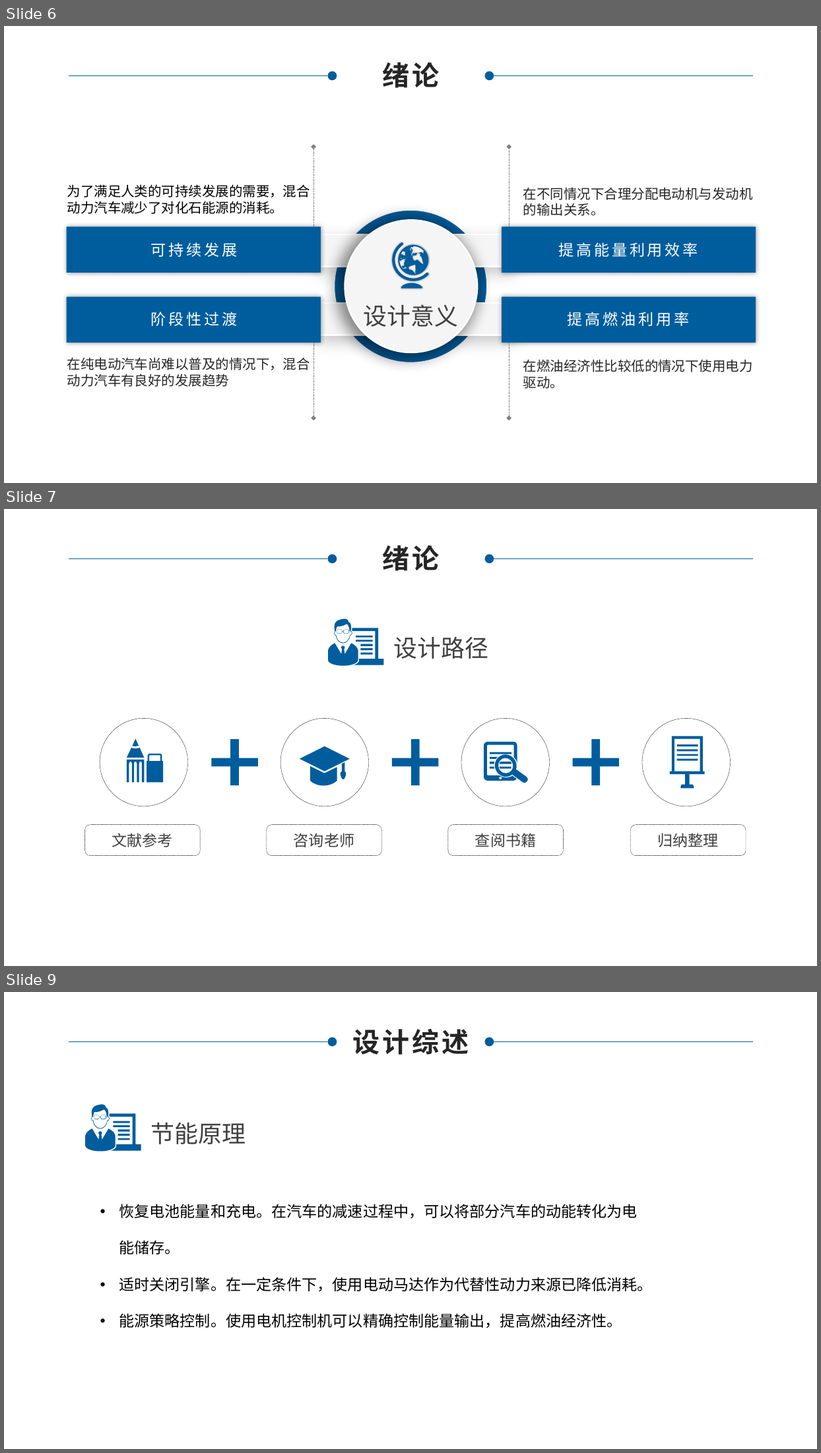
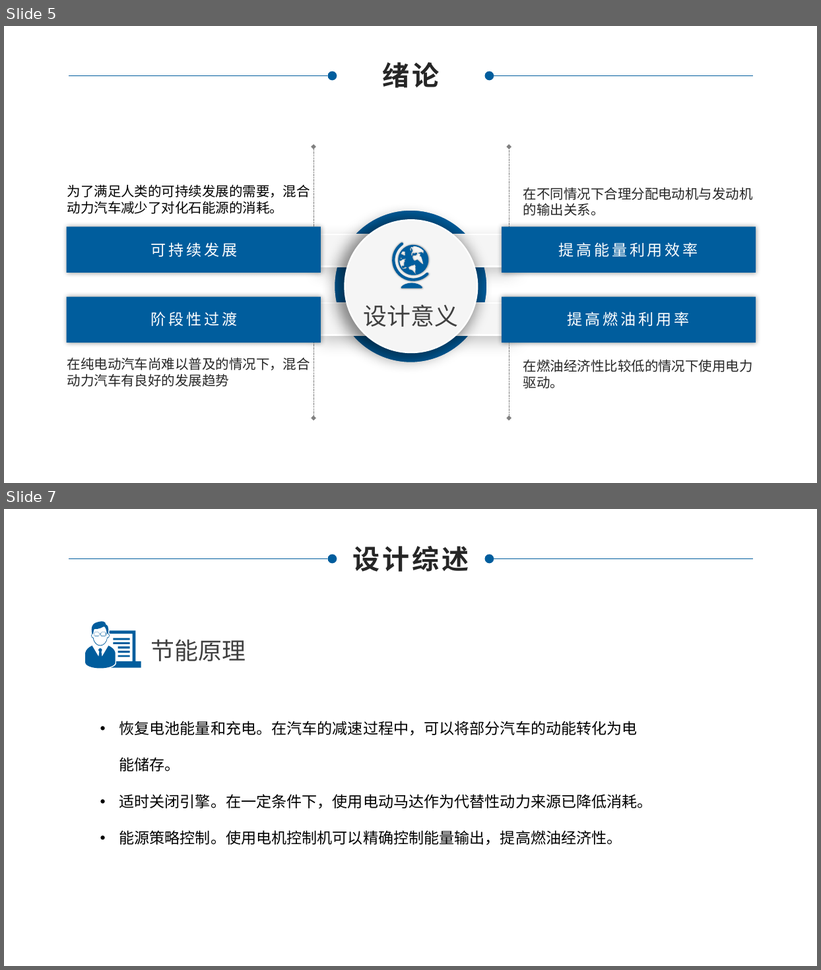
Before and after one commit to MrToy/GraduationProject, a slide deck: ppt.pptx. Shown one above the other, each under a label of ours: slides 6, 7 and 9 before the commit, slides 5 and 7 after it; the slides between them are not shown. The pictures are 821x1453 and 821x970 pixels, drawn with LibreOffice and Linux fonts; fonts in the diff are those of the drawing; background and template pictures are left out. Boxes give left, top, right and bottom in pixels: in the first picture for what was removed or moved away, otherwise in the second. Text is boxed around its words. In the diff, an @@ line names an element or a change of style, - is before the commit and + after.

```diff
--- a/ppt.pptx
+++ b/ppt.pptx
@@ slide 7 removed at [4,509,817,966], background picture (left out) @@
@@ text removed at [382,545,439,571] @@
-绪论
@@ line removed from (69, 559) to (328, 559) @@
@@ ellipse removed at [328,554,337,563] @@
@@ ellipse removed at [484,554,494,563] @@
@@ line removed from (753, 559) to (494, 559) @@
@@ text removed at [393,637,488,659] @@
-设计路径
@@ group removed at [328,616,384,666]: 5 rectangles, 4 freeform shapes @@
@@ ellipse removed at [100,718,187,806] @@
@@ ellipse removed at [281,718,369,806] @@
@@ ellipse removed at [461,718,549,806] @@
@@ ellipse removed at [643,718,731,806] @@
@@ plus removed at [211,739,257,786] @@
@@ plus removed at [392,739,438,786] @@
@@ plus removed at [572,739,619,786] @@
@@ group removed at [127,739,163,782]: 4 freeform shapes @@
@@ freeform shape removed at [300,747,350,771] @@
@@ freeform shape removed at [341,762,346,780] @@
@@ group removed at [484,742,529,784]: 7 freeform shapes, 2 rectangles @@
@@ group removed at [670,737,705,788]: 4 rectangles, 1 freeform shape @@
@@ freeform shape removed at [310,766,337,786] @@
@@ rounded rectangle removed at [85,825,201,856] @@
-文献参考
@@ rounded rectangle removed at [267,825,382,856] @@
-咨询老师
@@ rounded rectangle removed at [448,825,564,856] @@
-查阅书籍
@@ rounded rectangle removed at [631,825,746,856] @@
-归纳整理
@@ what was slide 6 is now slide 5 @@
@@ what was slide 9 is now slide 7 @@
```
Also in this commit, not shown: 4 slides changed, 3 other slides removed, 3 other files.
